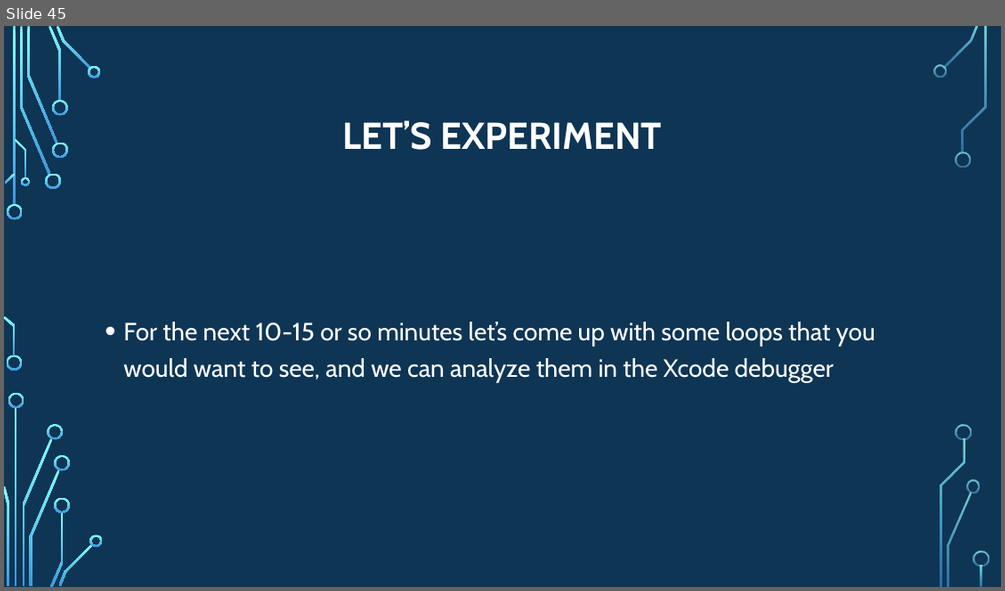
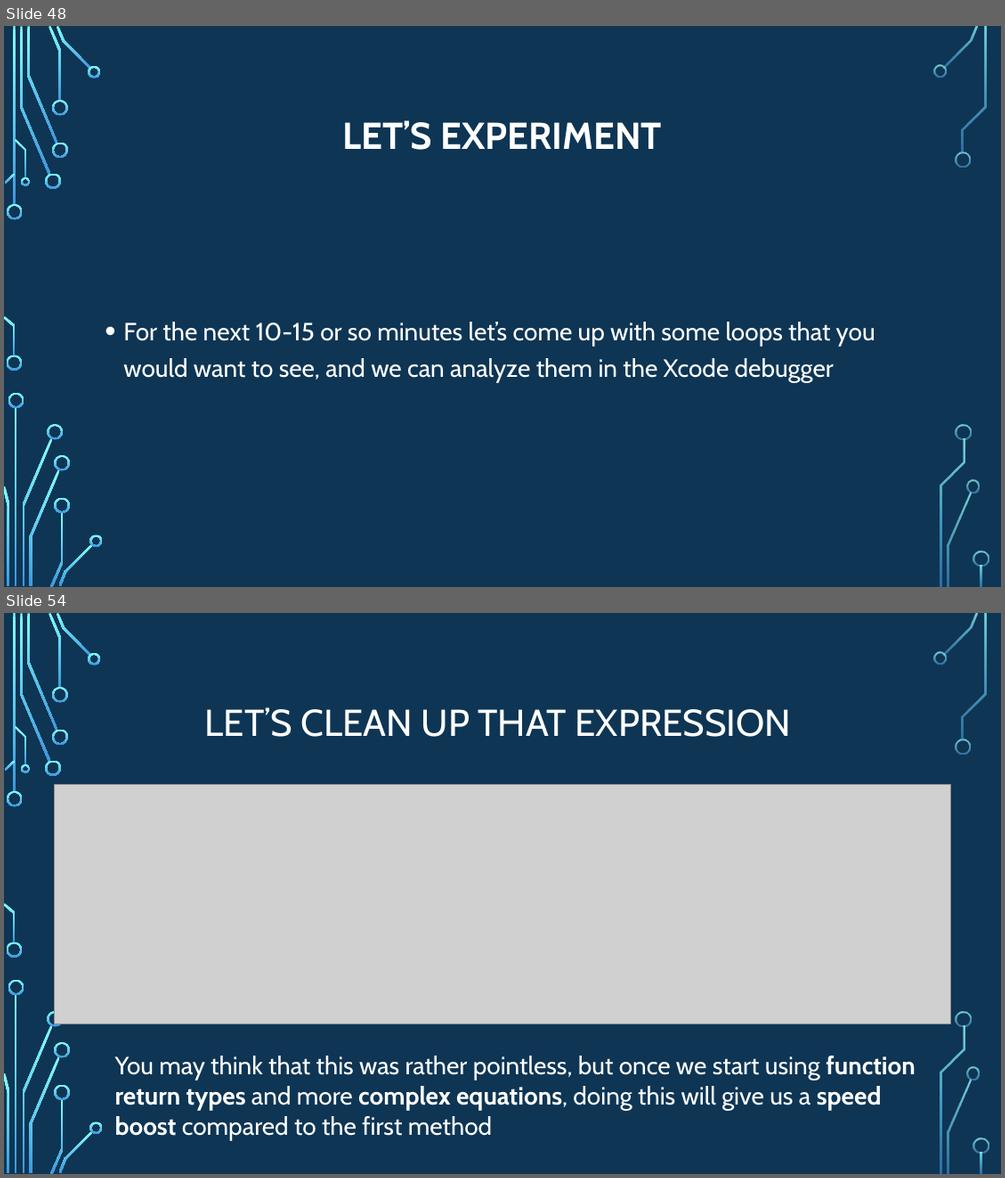
Before and after one commit to psypdt/ZIS_C-_Summer_Course_2019, a slide deck: Day_3/Day_3.pptx. Shown one above the other, each under a label of ours: slide 45 before the commit, slides 48 and 54 after it; the slides between them are not shown. The pictures are 1005x591 and 1005x1178 pixels, drawn with LibreOffice and Linux fonts; fonts in the diff are those of the drawing; grey boxes stand for pictures; background and template pictures are left out. Boxes give left, top, right and bottom in pixels: in the first picture for what was removed or moved away, otherwise in the second. Text is boxed around its words. In the diff, an @@ line names an element or a change of style, - is before the commit and + after.

```diff
--- a/Day_3/Day_3.pptx
+++ b/Day_3/Day_3.pptx
@@ slide 54 added at <box>4,613,1001,1174</box>, background picture (left out); not listed: 36 template elements that a slide beside it also shows @@
@@ title added at <box>205,707,792,737</box>, 36 pt, text #FFFFFF @@
+LET’S CLEAN UP THAT EXPRESSION
@@ picture added at <box>54,784,951,1023</box> @@
@@ text added at <box>115,1055,915,1140</box>, 24 pt, text #FFFFFF @@
+You may think that this was rather pointless, but once we start using function return types and more complex equations, doing this will give us a speed boost compared to the first method
@@ what was slide 45 is now slide 48 @@
```
Also in this commit, not shown: 2 slides changed, 14 other slides added.
